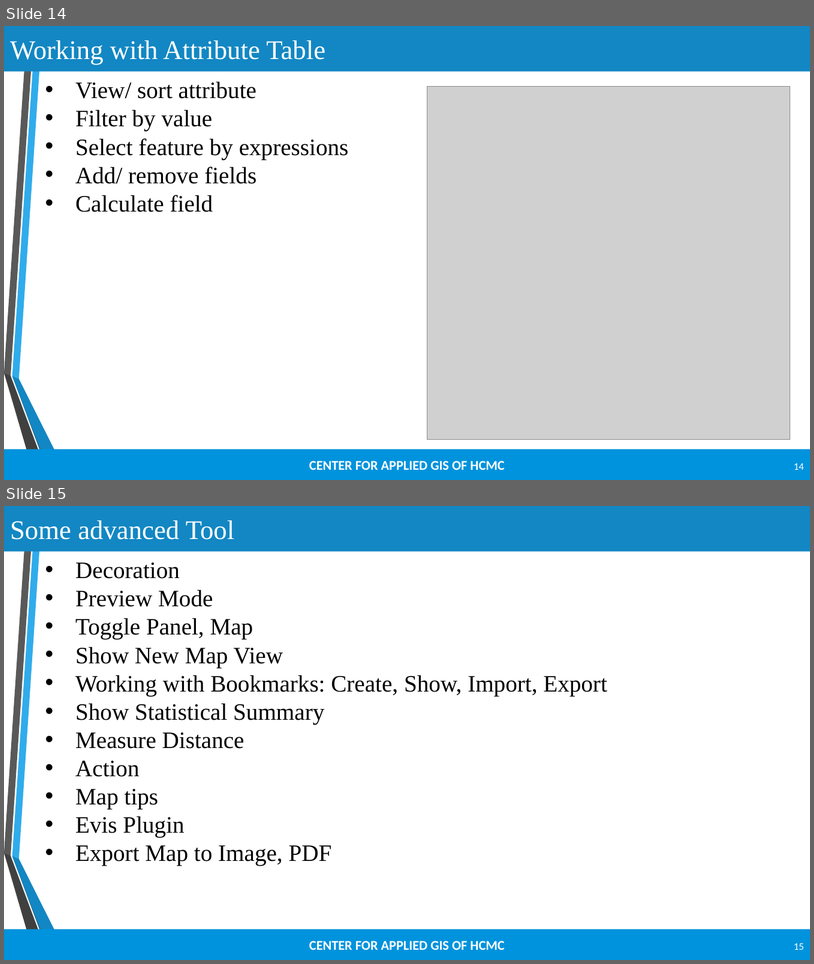
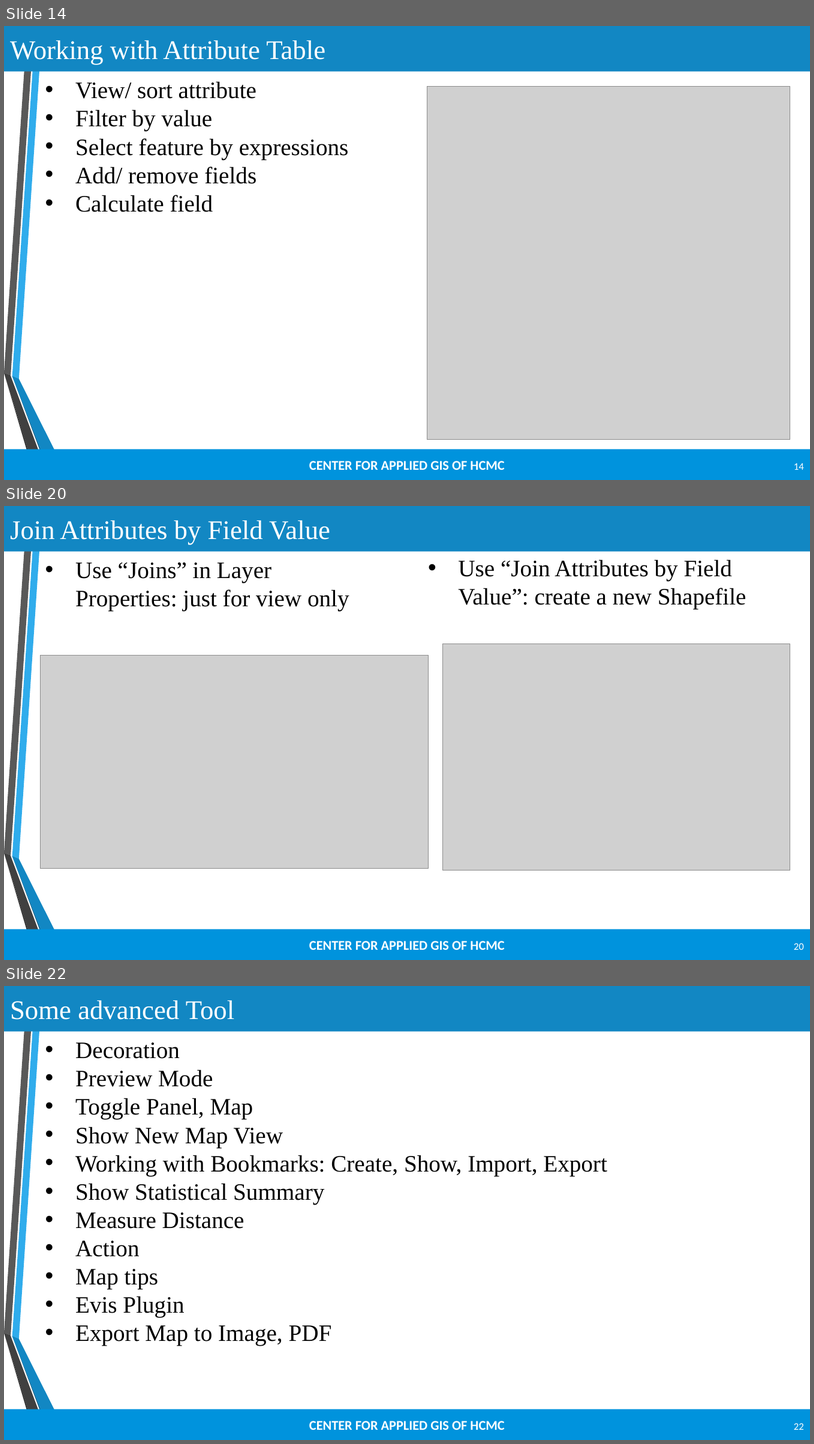
Before and after one commit to lebuu2512/QGIS-Training, a slide deck: Unit 2.pptx. Shown one above the other, each under a label of ours: slides 14 and 15 before the commit, slides 14, 20 and 22 after it; the slides between them are not shown. The pictures are 814x964 and 814x1444 pixels, drawn with LibreOffice and Linux fonts; fonts in the diff are those of the drawing; grey boxes stand for pictures; background and template pictures are left out. Boxes give left, top, right and bottom in pixels: in the first picture for what was removed or moved away, otherwise in the second. Text is boxed around its words. In the diff, an @@ line names an element or a change of style, - is before the commit and + after.

```diff
--- a/Unit 2.pptx
+++ b/Unit 2.pptx
@@ slide 20 added at (4, 506, 810, 960), background #FFFFFF; not listed: 7 template elements that a slide beside it also shows @@
@@ title added at (4, 506, 810, 552), fill #1287C3, 32 pt, text #FFFFFF @@
+Join Attributes by Field Value
@@ text added at (458, 559, 747, 609), 28 pt, text #000000 @@
+• Use “Join Attributes by Field Value”: create a new Shapefile
@@ text added at (75, 562, 350, 611), 28 pt, text #000000 @@
+• Use “Joins” in Layer Properties: just for view only
@@ picture added at (443, 644, 791, 870) @@
@@ picture added at (40, 655, 429, 868) @@
@@ page number added at (794, 943, 804, 949), 12 pt, text #FFFFFF @@
+20
@@ what was slide 15 is now slide 22 @@
@@ page number at (794, 1423, 804, 1429): text changed @@
-15
+22
```
Also in this commit, not shown: 1 slide changed, 5 other slides added, 1 other file.
